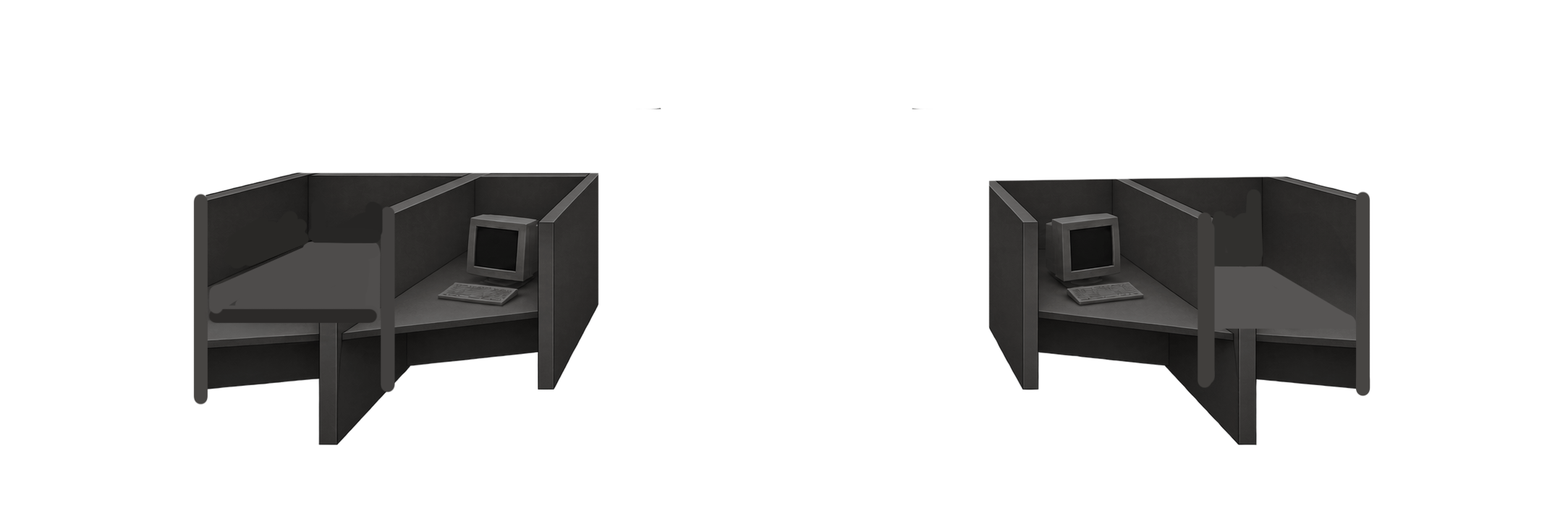
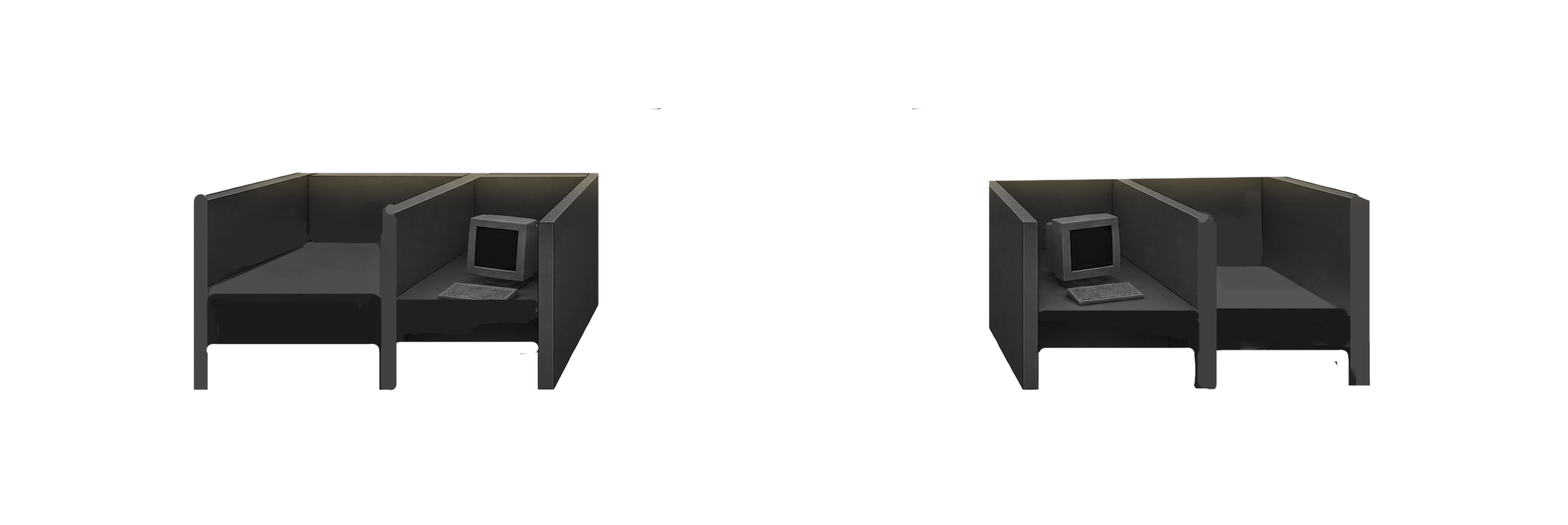
Layered file, before and after one edit (1568 × 525). Changes by layer:
added layer "Layer 2" (soft light, 65%) above "Layer 1" over [231, 172, 1371, 218]
painted on "Layer 1" over [193, 188, 1371, 446]
